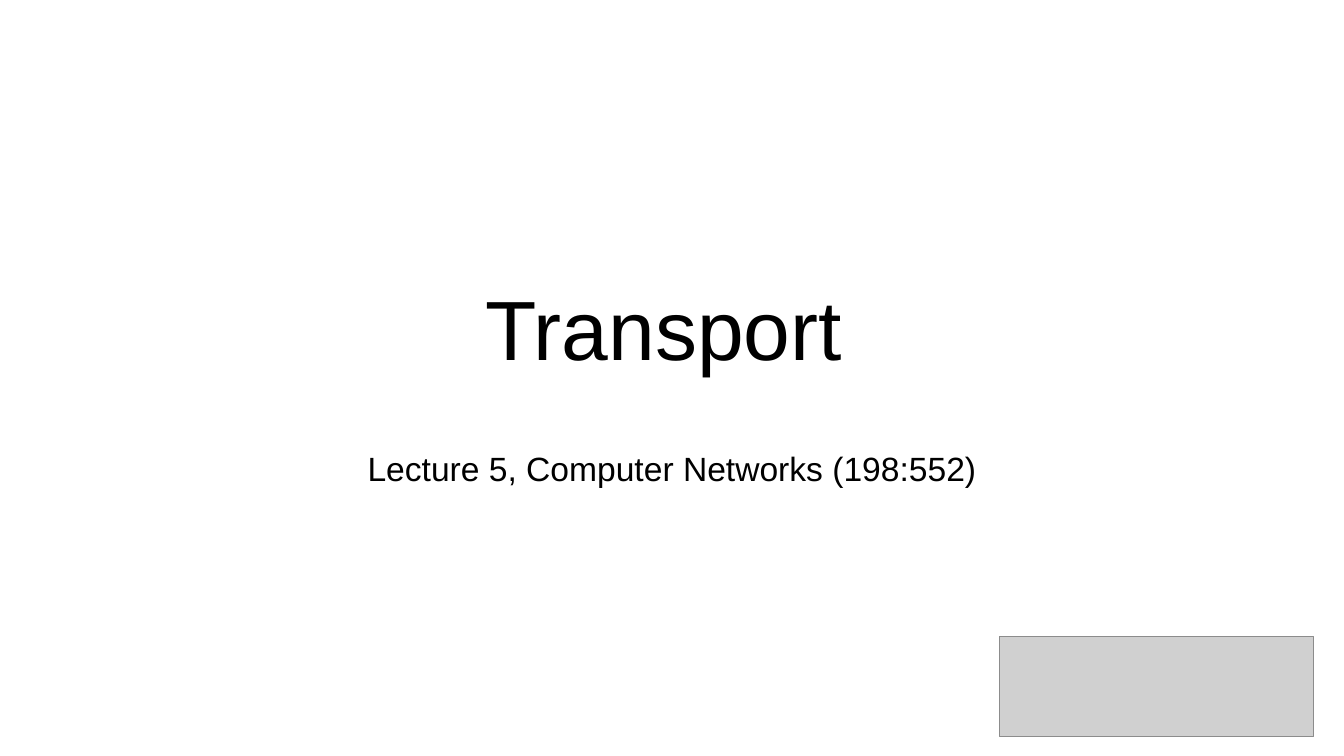
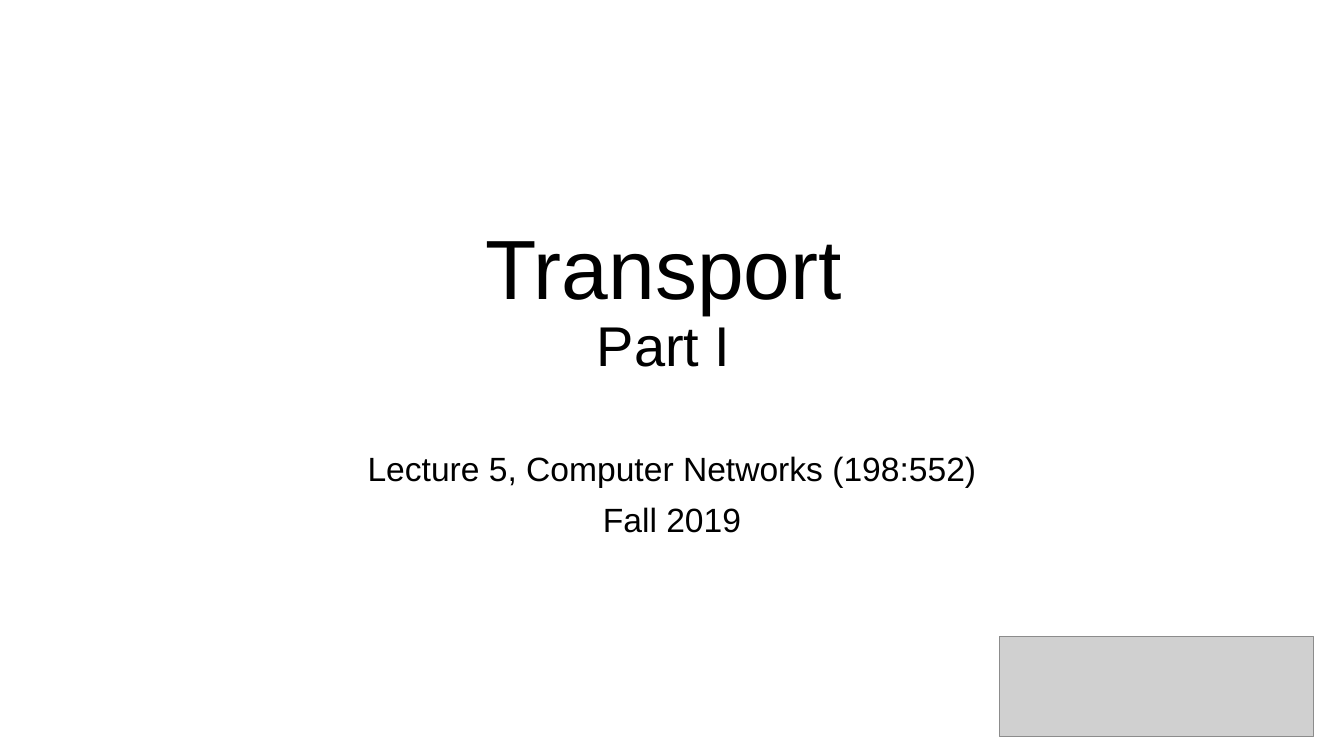
Before and after one commit to ngsrinivas/coursegen, a slide deck: slide 1 of ex/552-F19/lectures/05-transport.pptx. Drawn at 1344x756 pixels with LibreOffice and Linux fonts; fonts in the diff are those of the drawing; grey boxes stand for pictures. Boxes give left, top, right and bottom in pixels: in the first picture for what was removed or moved away, otherwise in the second. Text is boxed around its words. In the diff, an @@ line names an element or a change of style, - is before the commit and + after.

```diff
--- a/ex/552-F19/lectures/05-transport.pptx
+++ b/ex/552-F19/lectures/05-transport.pptx
@@ text at bbox=[597, 327, 731, 367]: paragraph added @@
+Part I
@@ text at bbox=[603, 507, 741, 533]: paragraph added @@
+Fall 2019
```
Also in this commit, not shown: 28 slides removed, 3 other files.
